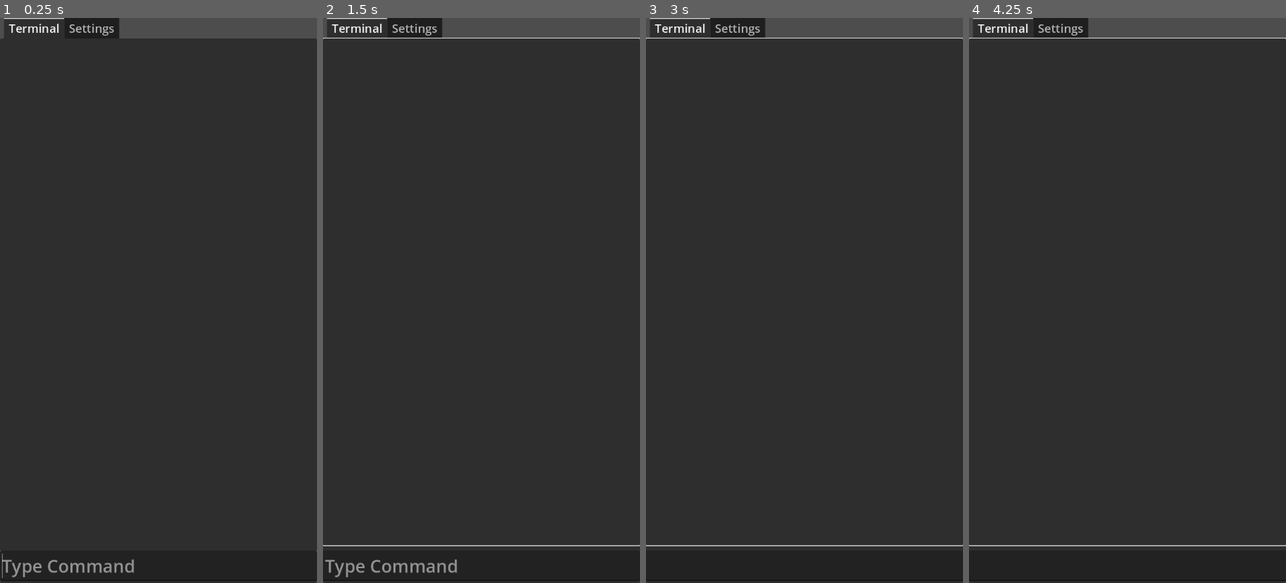
Above: before the commit, frames 1-4 (left to right).
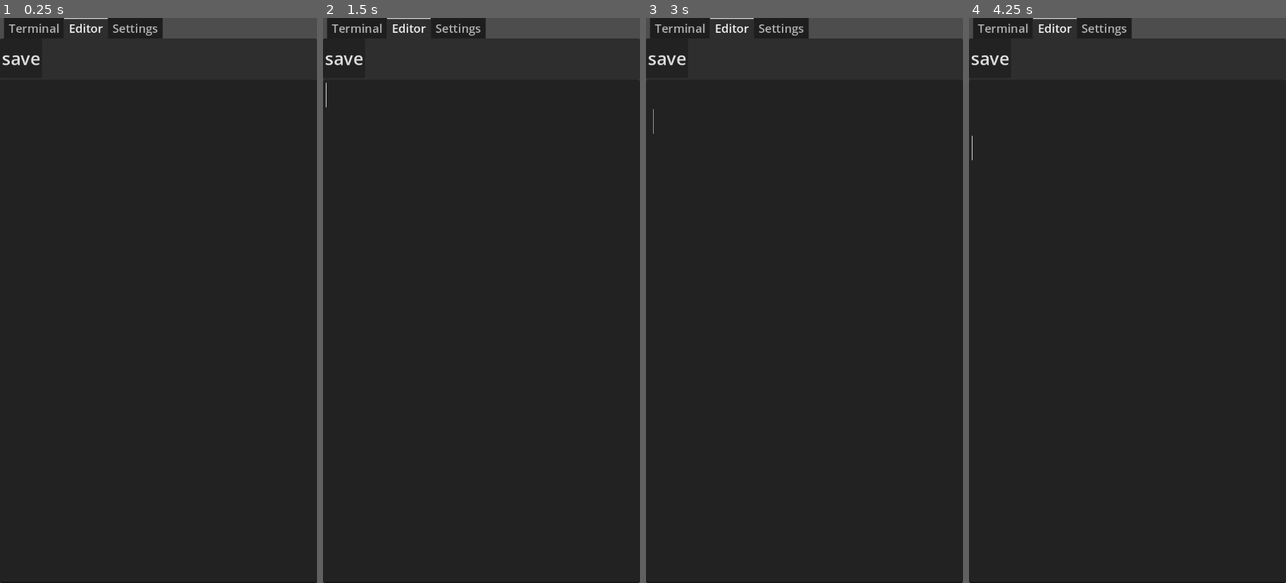
Above: after the commit, the same moments.

Repository: s3ozdemir/Otmux
Game: Godot game, scene res://Scenes/otmux.tscn
The game is run twice, just before and just after one commit, with the same random seed, the same clock (stepped at 60 frames per second) and the same inputs.
Inputs (mouse positions are in pixels of both pictures, inside the frame that each line leads up to):
- Up to frame 1 (0.25 s): no input
- Up to frame 2 (1.5 s): click (345, 57) at 0.5 s, where only the run after the commit has a clickable "save"; move the mouse to (481, 289) at 1.27 s; press the mouse at (481, 289) at 1.28 s
- Up to frame 3 (3 s): tap Enter at 2, 2.1 s; move the mouse to (804, 566) at 2.02 s; release the mouse at (804, 566) at 2.03 s; click (804, 566) at 2.17 s; tap Space at 2.75 s; move the mouse to (836, 176) at 2.77 s; press the mouse at (836, 176) at 2.78 s
- Up to frame 4 (4.25 s): tap Enter at 3.5, 3.6 s; move the mouse to (1111, 413) at 3.52 s; release the mouse at (1111, 413) at 3.53 s; click (1111, 413) at 3.67 s

The runs differ from the first frame. In frame 1, 1.5% of the frame differs, in the area x 0-100%, y 0-100%; in frame 2, 1.8%; in frame 3, 1.4%; in frame 4, 1.4%.

Commit message:
keyboard-update

Diff:
--- a/Scenes/input_text.tscn
+++ b/Scenes/input_text.tscn
@@ -2,8 +2,10 @@
 
 [ext_resource type="Script" uid="uid://copu4ebvero4o" path="res://Scripts/Components/input_text.gd" id="1_6i1d3"]
 
-[node name="InputText" type="TextEdit"]
+[node name="InputText" type="CodeEdit"]
 custom_minimum_size = Vector2(0, 50)
+offset_right = 8.0
+offset_bottom = 50.0
 size_flags_horizontal = 3
 theme_override_constants/caret_width = 1
 placeholder_text = "Type Command"
--- a/Scenes/otmux.tscn
+++ b/Scenes/otmux.tscn
@@ -48,9 +48,10 @@
 grow_vertical = 2
 mouse_filter = 2
 theme_override_font_sizes/font_size = 24
-current_tab = 0
+current_tab = 1
 
 [node name="Terminal" type="TabBar" parent="TabContainer"]
+visible = false
 layout_mode = 2
 metadata/_tab_index = 0
 
@@ -78,19 +79,40 @@
 text = ""
 autowrap_mode = 1
 
-[node name="InputText" parent="TabContainer/Terminal/OutputContainer/VBoxContainer" node_paths=PackedStringArray("output_text", "keyboard_shape") instance=ExtResource("2_qpmai")]
+[node name="InputText" parent="TabContainer/Terminal/OutputContainer/VBoxContainer" node_paths=PackedStringArray("output_text", "output_container") instance=ExtResource("2_qpmai")]
 layout_mode = 2
 size_flags_vertical = 10
 output_text = NodePath("../OutputText")
-keyboard_shape = NodePath("../KeyboardShape")
+output_container = NodePath("../..")
 
-[node name="KeyboardShape" type="Control" parent="TabContainer/Terminal/OutputContainer/VBoxContainer"]
+[node name="Editor" type="TabBar" parent="TabContainer"]
 layout_mode = 2
+metadata/_tab_index = 1
+
+[node name="VBoxContainer" type="VBoxContainer" parent="TabContainer/Editor"]
+layout_mode = 1
+anchors_preset = 15
+anchor_right = 1.0
+anchor_bottom = 1.0
+grow_horizontal = 2
+grow_vertical = 2
+
+[node name="HBoxContainer" type="HBoxContainer" parent="TabContainer/Editor/VBoxContainer"]
+custom_minimum_size = Vector2(0, 80)
+layout_mode = 2
+
+[node name="Button" type="Button" parent="TabContainer/Editor/VBoxContainer/HBoxContainer"]
+layout_mode = 2
+text = "save"
+
+[node name="CodeEdit" type="CodeEdit" parent="TabContainer/Editor/VBoxContainer"]
+layout_mode = 2
+size_flags_vertical = 3
 
 [node name="Settings" type="TabBar" parent="TabContainer"]
 visible = false
 layout_mode = 2
-metadata/_tab_index = 1
+metadata/_tab_index = 2
 
 [node name="VBoxContainer" type="VBoxContainer" parent="TabContainer/Settings"]
 layout_mode = 1
--- a/Scripts/BuiltinTools/cd.gd
+++ b/Scripts/BuiltinTools/cd.gd
@@ -3,8 +3,9 @@
 
 func run(params):
 #	[".."]
-	if !params:
+	if params.is_empty():
 		echo("select directory")
+		return
 
 	var param = params[0]
 	change_directory(param)
--- /dev/null
+++ b/Scripts/BuiltinTools/edit.gd
@@ -0,0 +1,7 @@
+extends Tool
+class_name Edit
+
+
+
+func run(params : Array):
+	pass
--- a/Scripts/BuiltinTools/req.gd
+++ b/Scripts/BuiltinTools/req.gd
@@ -11,10 +11,10 @@
 
 	var url : String = params[0]
 	var file_name := url.get_file()
-	var file_path = create_file(file_name)
+	#var file_path = create_file(file_name)
 	var http :HTTPRequest = Global.get_http_request()
 
-	http.download_file = file_path
+	http.download_file = Global.current_direrctory
 	http.request(url)
 	echo(Messages.response_waiting)
 
--- a/Scripts/BuiltinTools/wait.gd
+++ b/Scripts/BuiltinTools/wait.gd
@@ -2,10 +2,12 @@
 class_name Wait
 
 func run(params : Array):
-	print("waited")
+	var delay := 1.0
 	if params.is_empty():
 		echo("parameter is required")
 
-	var delay = float(params[0])
+	else:
+		delay = float(params[0])
+
 	Global.waited.emit(delay)
 	echo("waiting for %.3f seconds" %delay )
--- a/Scripts/Components/input_text.gd
+++ b/Scripts/Components/input_text.gd
@@ -1,8 +1,8 @@
-extends TextEdit
+extends CodeEdit
 class_name InputText
 
 @export var output_text: OutputText
-@export var keyboard_shape: Control
+@export var output_container: ScrollContainer
 
 func _ready() -> void:
 	focus_entered.connect(_on_focus_entered)
@@ -29,15 +29,11 @@
 	if input == "clear":
 		output_text.text = ""
 
-func change_input_position():
-	var keyboard_height := DisplayServer.virtual_keyboard_get_height()
-	keyboard_shape.custom_minimum_size.y = keyboard_height
-
 func _on_focus_entered() -> void:
-	change_input_position()
+	output_container.ensure_control_visible(self)
 
 func _on_focus_exited() -> void:
-	change_input_position()
+	output_container.ensure_control_visible(self)
 
 func on_waited(delay : float):
 	lock_input_text(delay)
Not shown, added: Scripts/BuiltinTools/edit.gd.uid
